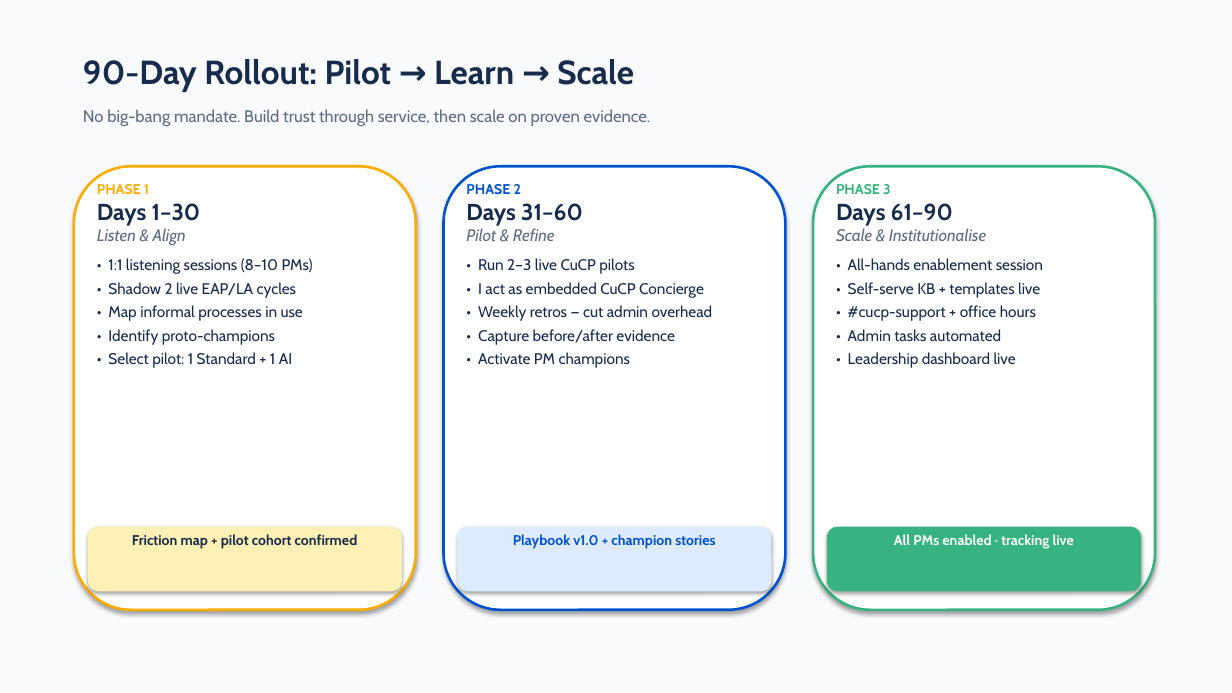
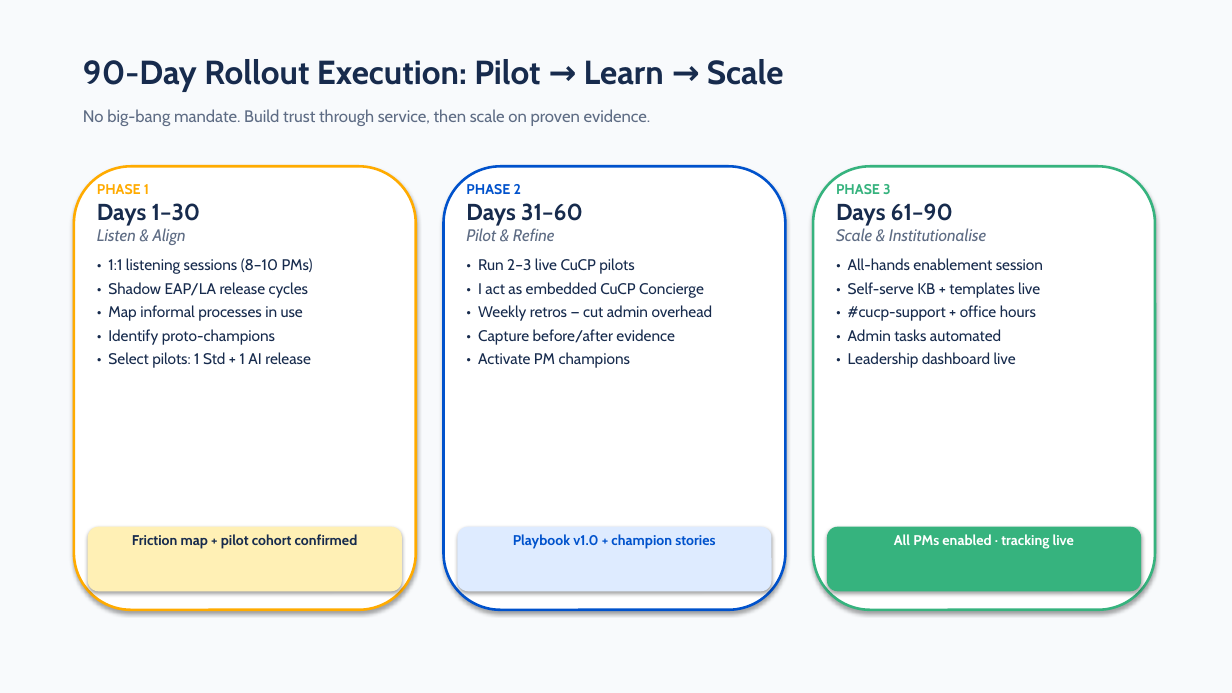
Before and after one commit to vittobh/pm-os, a slide deck: slide 4 of docs/cucp/cucp_presentation.pptx (slide 3 before the commit). Drawn at 1232x693 pixels with LibreOffice and Linux fonts; fonts in the diff are those of the drawing. Boxes give left, top, right and bottom in pixels: in the first picture for what was removed or moved away, otherwise in the second. Text is boxed around its words. In the diff, an @@ line names an element or a change of style, - is before the commit and + after.

```diff
--- a/docs/cucp/cucp_presentation.pptx
+++ b/docs/cucp/cucp_presentation.pptx
@@ text at (83,59,784,92): text changed @@
-90-Day Rollout: Pilot → Learn → Scale
+90-Day Rollout Execution: Pilot → Learn → Scale
@@ text at (108,282,308,298): text changed @@
-• Shadow 2 live EAP/LA cycles
+• Shadow EAP/LA release cycles
@@ text at (108,352,311,368): text changed @@
-• Select pilot: 1 Standard + 1 AI
+• Select pilots: 1 Std + 1 AI release
```
Also in this commit, not shown: 2 other slides changed, 1 slide added, 3 other files.
